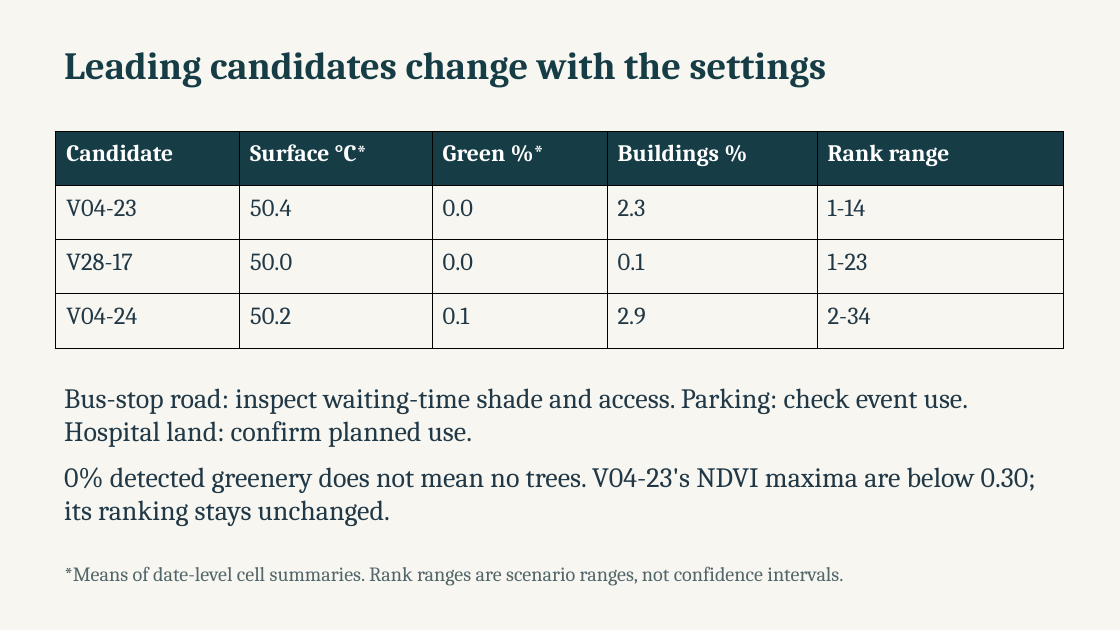
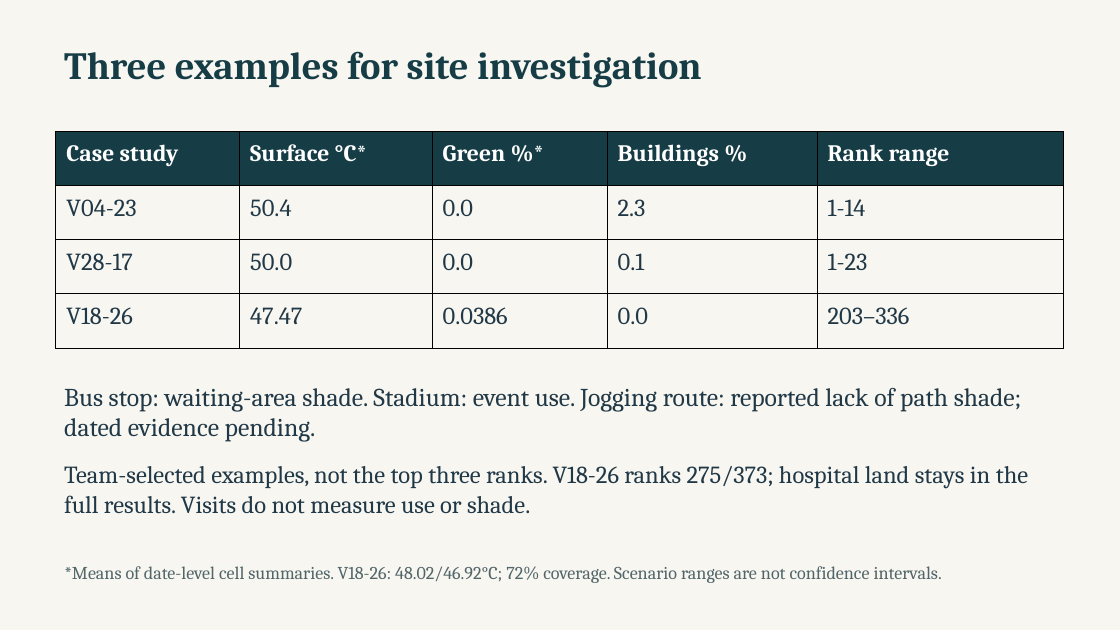
Before and after one commit to NasserAlhuri/spaceHacathon, a slide deck: slide 8 of docs/UrbanHeat-AlKhor-Pitch.pptx. Drawn at 1120x630 pixels with LibreOffice and Linux fonts; fonts in the diff are those of the drawing. Boxes give left, top, right and bottom in pixels: in the first picture for what was removed or moved away, otherwise in the second. Text is boxed around its words. In the diff, an @@ line names an element or a change of style, - is before the commit and + after.

```diff
--- a/docs/UrbanHeat-AlKhor-Pitch.pptx
+++ b/docs/UrbanHeat-AlKhor-Pitch.pptx
@@ text at [64,51,702,88]: text changed @@
-Leading candidates change with the settings
+Three examples for site investigation
@@ table at [56,131,1065,348] @@
-row 1, column 1: Candidate
+row 1, column 1: Case study
-row 4: V04-24 | 50.2 | 0.1 | 2.9 | 2-34
+row 4: V18-26 | 47.47 | 0.0386 | 0.0 | 203–336
@@ text at [64,388,1022,442]: text changed; size 24 to 22 pt @@
-Bus-stop road: inspect waiting-time shade and access. Parking: check event use. Hospital land: confirm planned use.
+Bus stop: waiting-area shade. Stadium: event use. Jogging route: reported lack of path shade; dated evidence pending.
@@ text at [64,466,1028,514]: text changed; size 24 to 21 pt @@
-0% detected greenery does not mean no trees. V04-23's NDVI maxima are below 0.30; its ranking stays unchanged.
+Team-selected examples, not the top three ranks. V18-26 ranks 275/373; hospital land stays in the full results. Visits do not measure use or shade.
@@ text at [64,566,942,583]: text changed; size 17.2 to 15.5 pt @@
-*Means of date-level cell summaries. Rank ranges are scenario ranges, not confidence intervals.
+*Means of date-level cell summaries. V18-26: 48.02/46.92°C; 72% coverage. Scenario ranges are not confidence intervals.
```
Also in this commit, not shown: 4 other slides changed, 44 other files.
